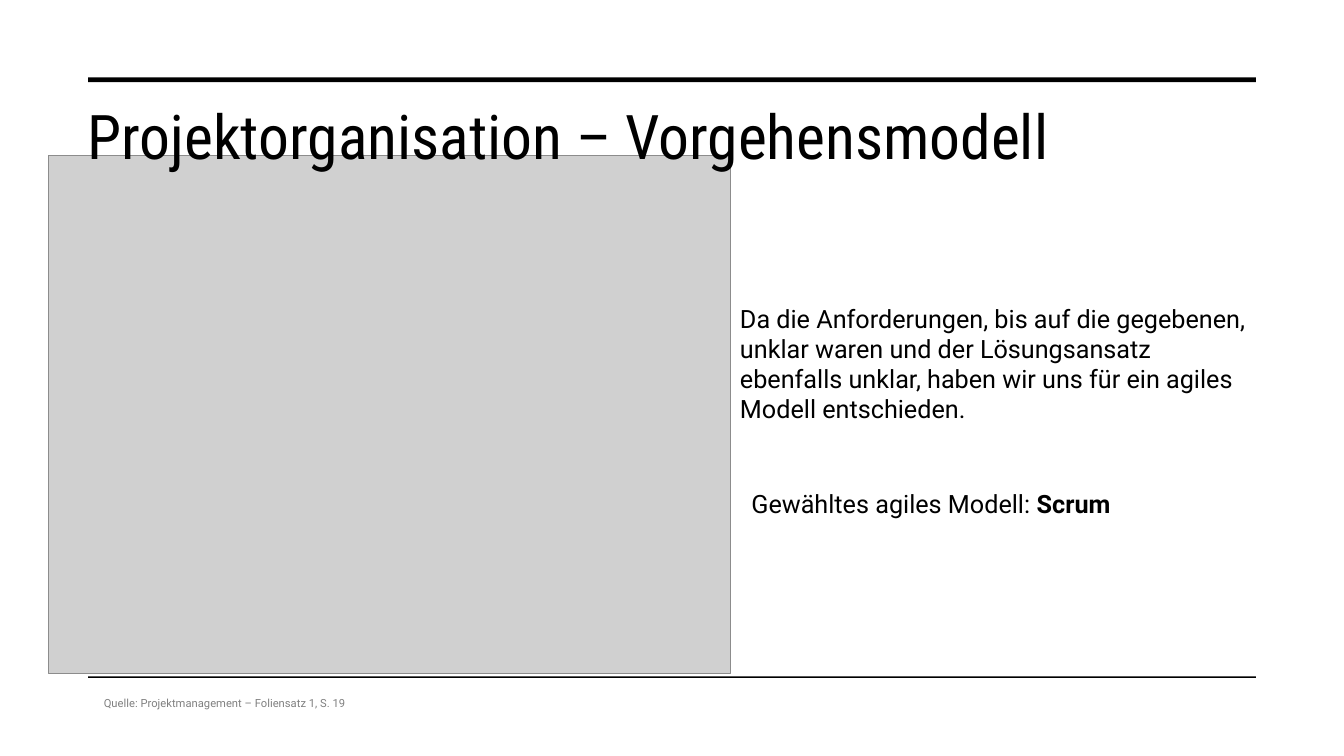
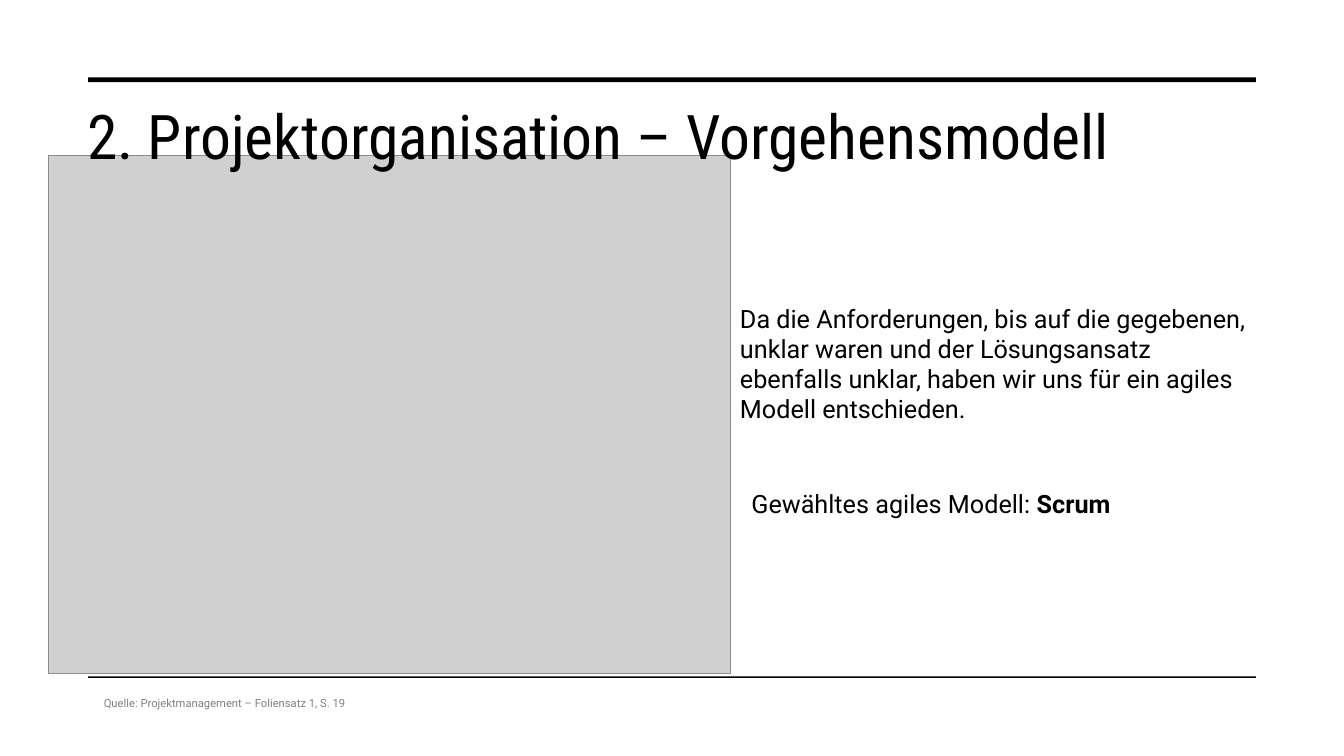
Before and after one commit to malu254/Eifrige-Otter-PM, a slide deck: slide 5 of Abgabe/Dokumentation/Präsentation.pptx. Drawn at 1344x756 pixels with LibreOffice and Linux fonts; fonts in the diff are those of the drawing; grey boxes stand for pictures. Boxes give left, top, right and bottom in pixels: in the first picture for what was removed or moved away, otherwise in the second. Text is boxed around its words. In the diff, an @@ line names an element or a change of style, - is before the commit and + after.

```diff
--- a/Abgabe/Dokumentation/Präsentation.pptx
+++ b/Abgabe/Dokumentation/Präsentation.pptx
@@ title at box(87, 112, 1109, 174): text changed @@
-Projektorganisation – Vorgehensmodell
+2. Projektorganisation – Vorgehensmodell
```
Also in this commit, not shown: 16 other slides changed.
